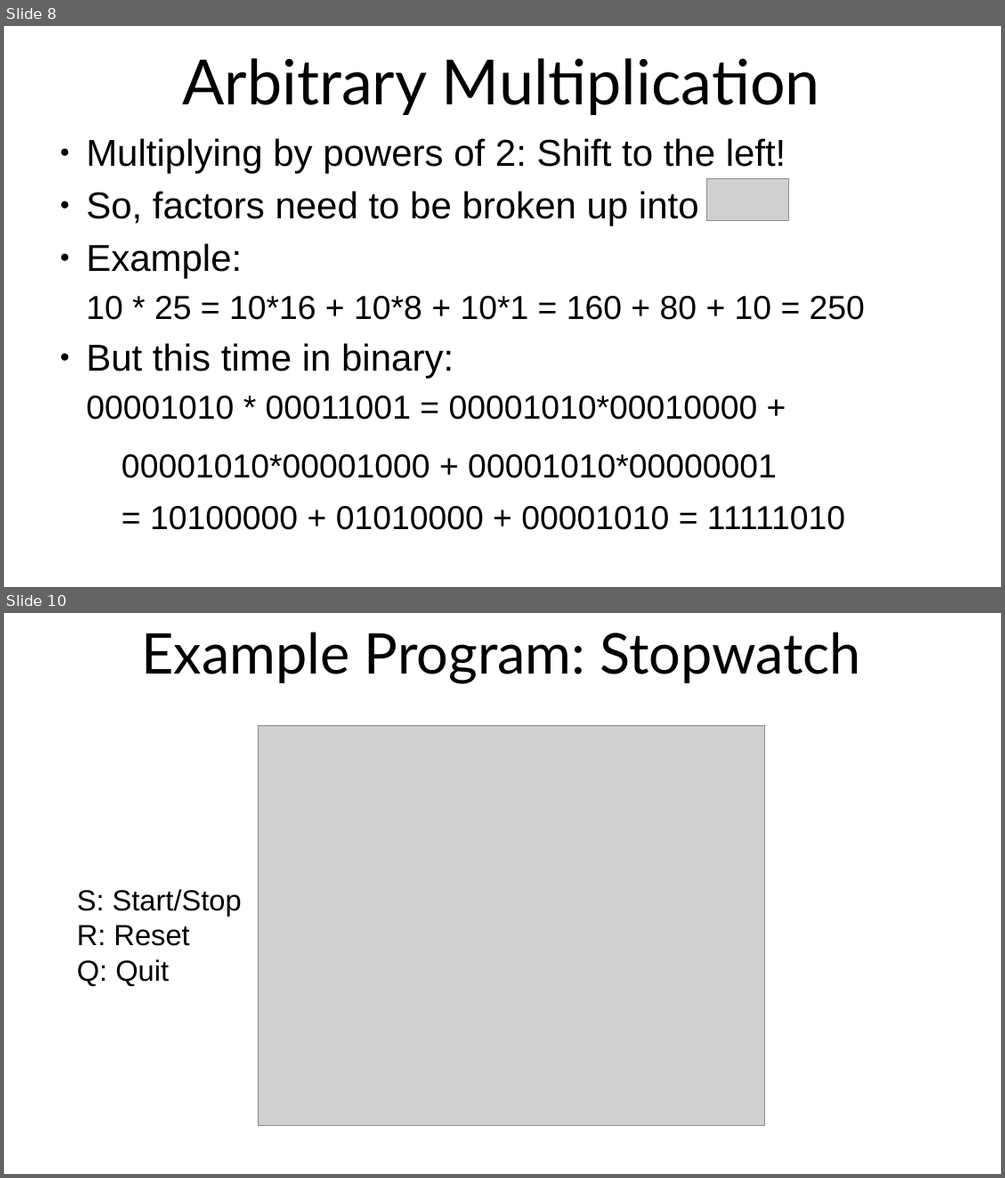
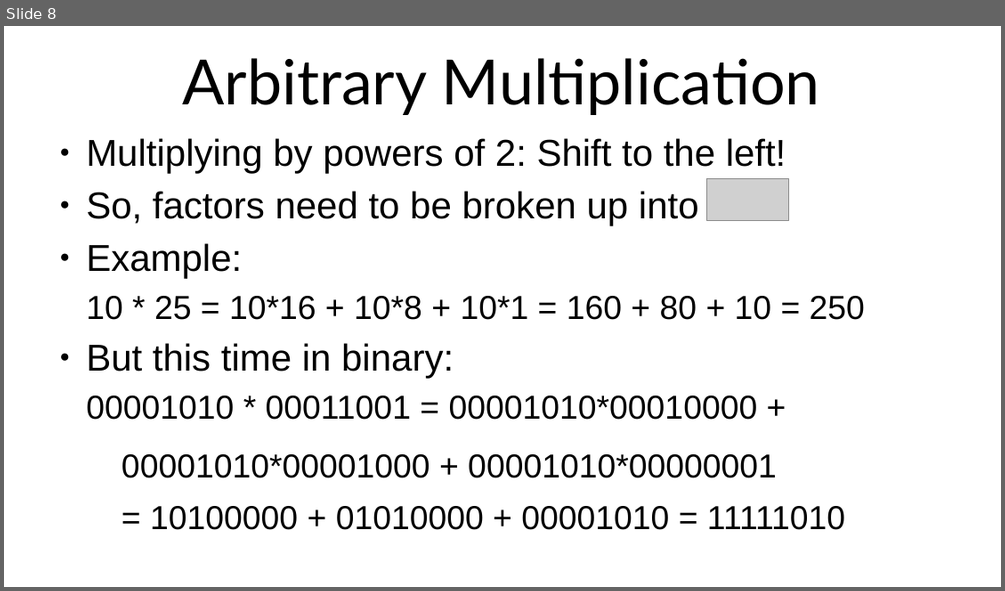
Before and after one commit to SlithyMatt/x16-assembly-tutorial, a slide deck: Lesson11/Lesson11.odp. Shown one above the other, each under a label of ours: slides 8 and 10 before the commit, slide 8 after it; the slides between them are not shown. The pictures are 1005x1178 and 1005x591 pixels, drawn with LibreOffice and Linux fonts; fonts in the diff are those of the drawing; grey boxes stand for pictures. Boxes give left, top, right and bottom in pixels: in the first picture for what was removed or moved away, otherwise in the second. Text is boxed around its words. In the diff, an @@ line names an element or a change of style, - is before the commit and + after.

```diff
--- a/Lesson11/Lesson11.odp
+++ b/Lesson11/Lesson11.odp
@@ slide 10 removed at (4,613,1001,1174), background #FFFFFF @@
@@ title removed at (141,632,861,684) @@
-Example Program: Stopwatch
@@ picture removed at (259,725,764,1126) @@
@@ text removed at (77,889,242,986) @@
-S: Start/Stop
-R: Reset
-Q: Quit
```
Also in this commit, not shown: 1 slide changed, 6 slides added, 1 other file.
